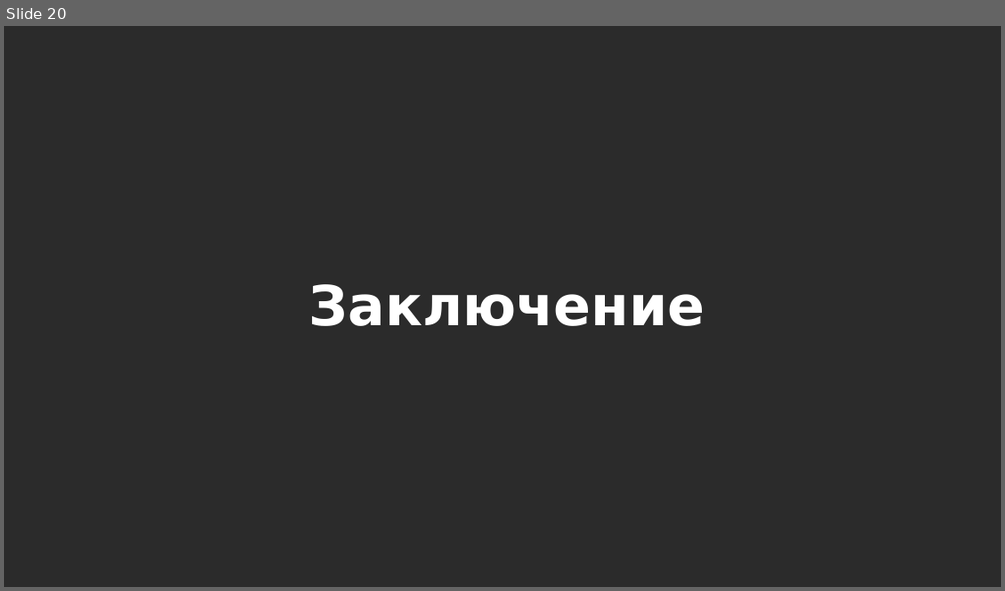
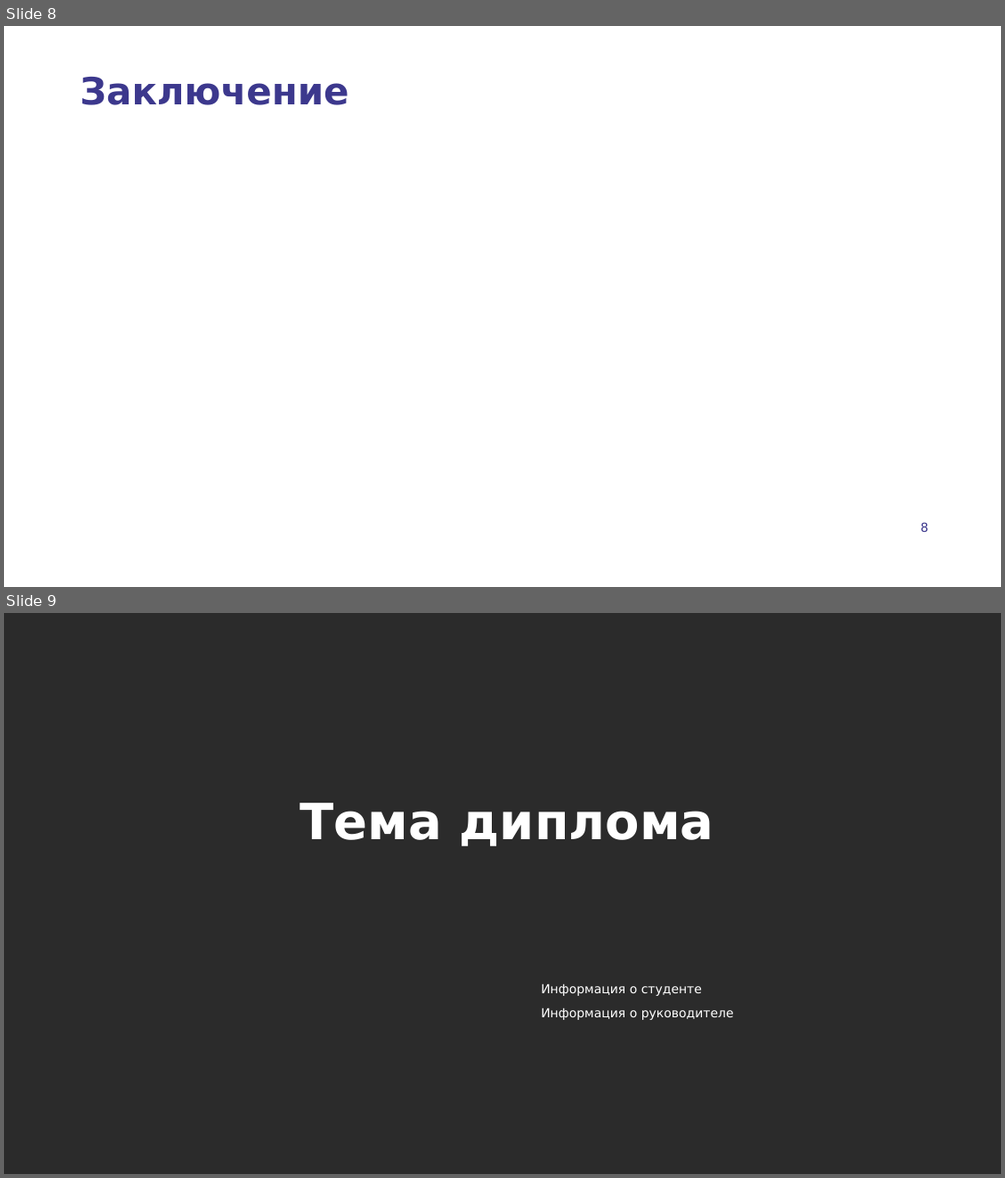
Before and after one commit to FortyClock/uwb-diploma, a slide deck: uwb_presentation.pptx. Shown one above the other, each under a label of ours: slide 20 before the commit, slides 8 and 9 after it. The pictures are 1005x591 and 1005x1178 pixels, drawn with LibreOffice and Linux fonts; fonts in the diff are those of the drawing; background and template pictures are left out; a plain dark background stands for a picture behind light text. Boxes give left, top, right and bottom in pixels: in the first picture for what was removed or moved away, otherwise in the second. Text is boxed around its words. In the diff, an @@ line names an element or a change of style, - is before the commit and + after.

```diff
--- a/uwb_presentation.pptx
+++ b/uwb_presentation.pptx
@@ slide 9 added at (x1=4, y1=613, x2=1001, y2=1174), background picture (left out) @@
@@ title added at (x1=300, y1=803, x2=714, y2=846), 48 pt, text #FFFFFF, bold @@
+Тема диплома
@@ text added at (x1=541, y1=983, x2=734, y2=1020), 12 pt, text #FFFFFF @@
+Информация о студенте
+Информация о руководителе
@@ what was slide 20 is now slide 8 @@
@@ slide 8 changed as well @@
@@ background picture (left out) to #FFFFFF @@
@@ title "Заключение" moved from (x1=309, y1=284, x2=705, y2=326) to (x1=80, y1=77, x2=348, y2=105) @@
@@ title "Заключение" at (x1=80, y1=77, x2=348, y2=105): size 53 to 36 pt, text colour #FFFFFF to #3C388D; less space between paragraphs @@
@@ page number added at (x1=921, y1=522, x2=929, y2=532), 12 pt, text #3C388D @@
+8
```
Also in this commit, not shown: 7 other slides added, 21 slides removed.
